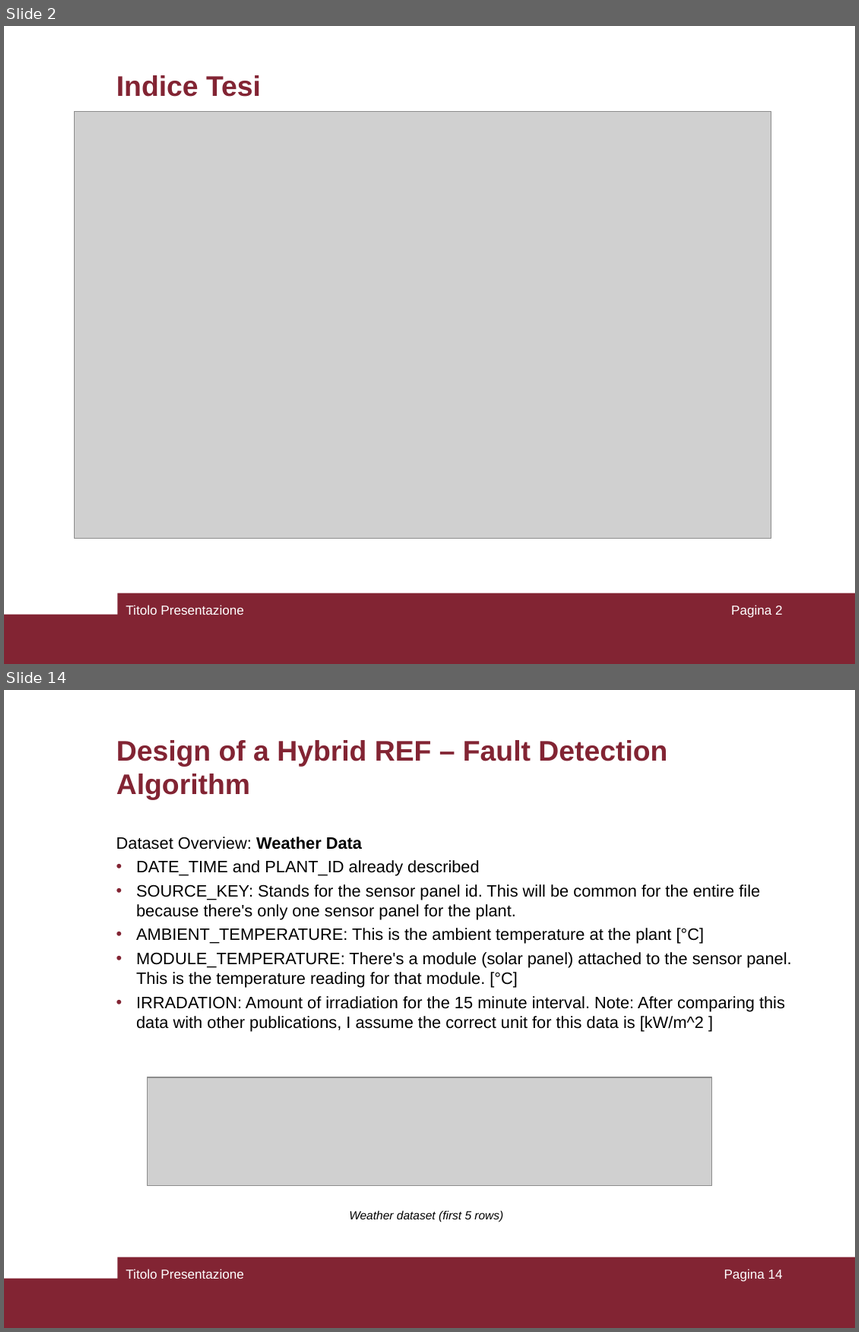
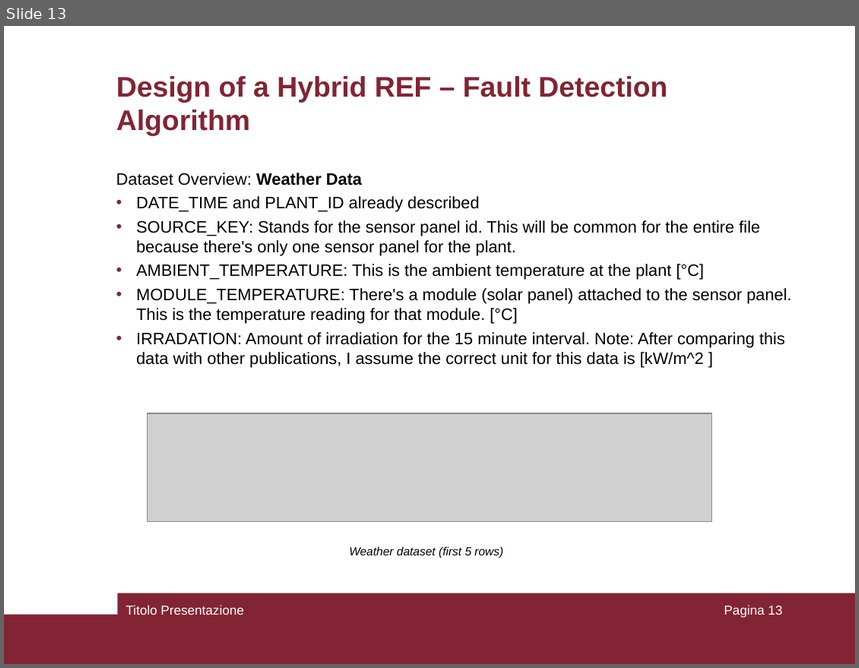
Before and after one commit to pierlucaanania/ResilienceEngineering4Minigrid_Africa, a slide deck: MSc Thesis/PresPptSapienza.ppt. Shown one above the other, each under a label of ours: slides 2 and 14 before the commit, slide 13 after it; the slides between them are not shown. The pictures are 859x1332 and 859x668 pixels, drawn with LibreOffice and Linux fonts; fonts in the diff are those of the drawing; grey boxes stand for pictures. Boxes give left, top, right and bottom in pixels: in the first picture for what was removed or moved away, otherwise in the second. Text is boxed around its words. In the diff, an @@ line names an element or a change of style, - is before the commit and + after.

```diff
--- a/MSc Thesis/PresPptSapienza.ppt
+++ b/MSc Thesis/PresPptSapienza.ppt
@@ slide 2 removed at box(4, 26, 855, 664), background #FFFFFF; not listed: 2 template elements that a slide beside it also shows @@
@@ title removed at box(116, 75, 261, 97) @@
-Indice Tesi
@@ picture removed at box(75, 112, 772, 538) @@
@@ text removed at box(126, 605, 244, 615) @@
-Titolo Presentazione
@@ page number removed at box(731, 605, 783, 618) @@
-Pagina 2
@@ what was slide 14 is now slide 13 @@
@@ page number at box(724, 605, 783, 618): text changed @@
-Pagina 14
+Pagina 13
```
Also in this commit, not shown: 29 slides changed.
